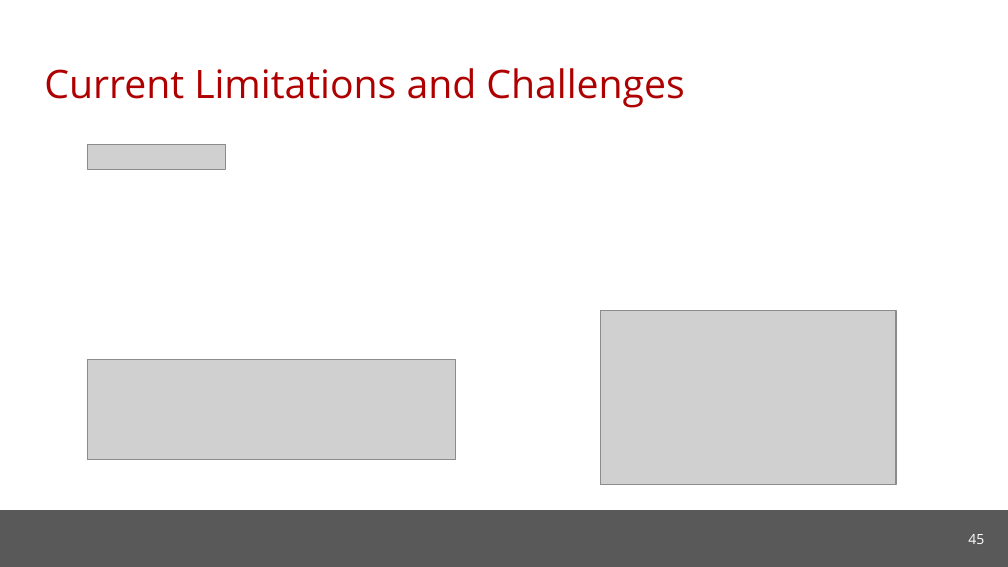
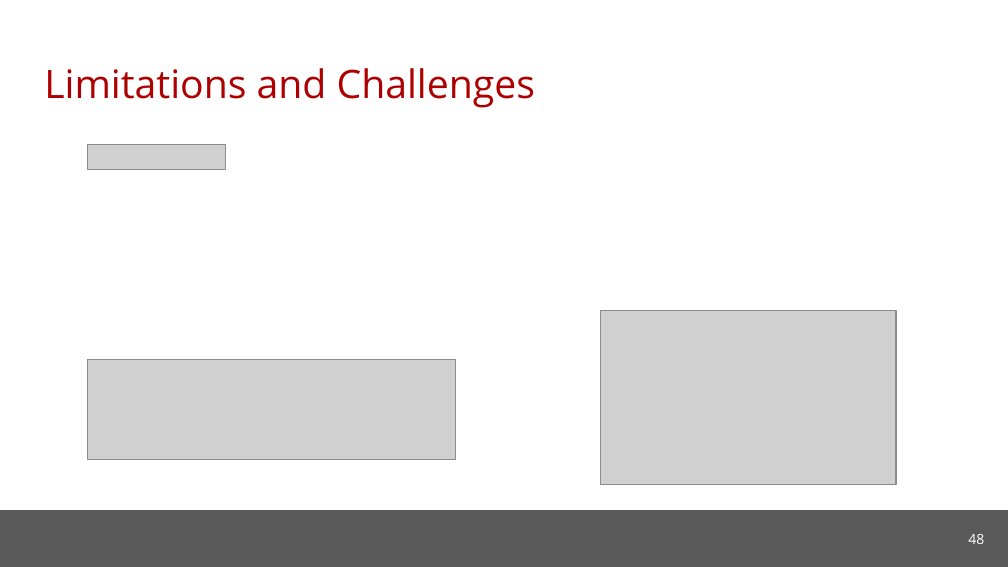
Before and after one commit to cmu-soda/Robustness, a slide deck: slide 48 of Robustness-SSSG.pptx (slide 45 before the commit). Drawn at 1008x567 pixels with LibreOffice and Linux fonts; fonts in the diff are those of the drawing; grey boxes stand for pictures; background and template pictures are left out. Boxes give left, top, right and bottom in pixels: in the first picture for what was removed or moved away, otherwise in the second. Text is boxed around its words. In the diff, an @@ line names an element or a change of style, - is before the commit and + after.

```diff
--- a/Robustness-SSSG.pptx
+++ b/Robustness-SSSG.pptx
@@ title at [44, 68, 535, 108]: text changed @@
-Current Limitations and Challenges
+Limitations and Challenges
@@ page number at [968, 534, 984, 544]: text changed @@
-45
+48
```
Also in this commit, not shown: 8 other slides changed, 4 slides added, 1 slide removed.
